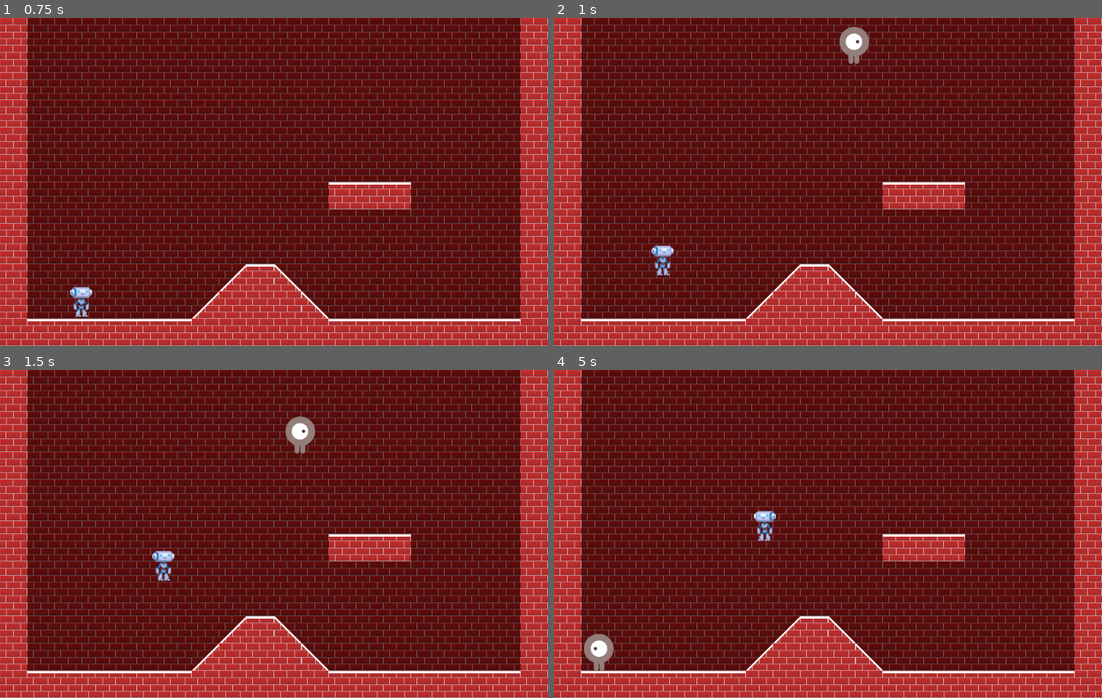
Above: before the commit, frames 1-4 (two rows, left to right).
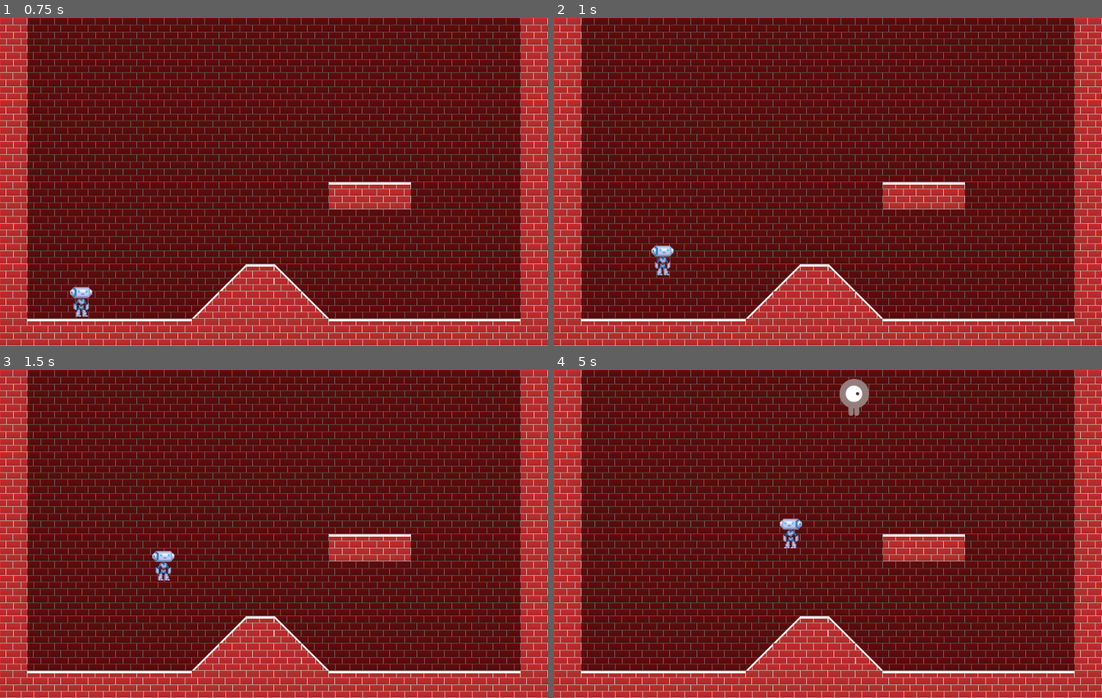
Above: after the commit, the same moments.

Repository: Ruefa/godot_test
Game: Godot game, scene res://Main.tscn
Two runs of this game, one before a commit and one after it. Both use one fixed random seed, a clock stepped at 60 frames per second and the inputs below.
Inputs:
- Up to frame 1 (0.75 s): tap Enter at 0.5 s; hold Right (ui_right) from 0.53 s (still down)
- Up to frame 2 (1 s): keep holding Right (ui_right); tap Up (ui_up) at 0.77 s
- Up to frame 3 (1.5 s): keep holding Right (ui_right)
- Up to frame 4 (5 s): tap Up (ui_up) at 1.52, 3.02, 3.77, 4.52 s; release Right (ui_right) at 2.03 s; hold Left (ui_left) 2.03-2.78 s; hold Right (ui_right) 2.78-4.28 s; hold Left (ui_left) from 4.28 s (still down)

Frame 1 is identical in both runs. In frame 2, 0.4% of the frame differs, in the area x 52-58%, y 2-14%; in frame 3, 0.4%; in frame 4, 1.3%, in the area x 5-58%, y 2-92%.

Commit message:
slightly moved position of MobSpawnPath and set the MobSpawnTimer to continually spawn monsters

Diff:
--- a/Side Scroll/Main.tscn
+++ b/Side Scroll/Main.tscn
@@ -24,10 +24,11 @@
 curve = SubResource( 1 )
 
 [node name="MonsterSpawnLocation" type="PathFollow2D" parent="MonsterPath"]
-position = Vector2( 120, 50 )
+position = Vector2( 93.6586, 50 )
+rotation = 9.72176e-007
 
 [node name="MobSpawnTimer" type="Timer" parent="."]
-one_shot = true
+wait_time = 5.0
 autostart = true
 
 [connection signal="timeout" from="MobSpawnTimer" to="." method="_on_MobSpawnTimer_timeout"]
